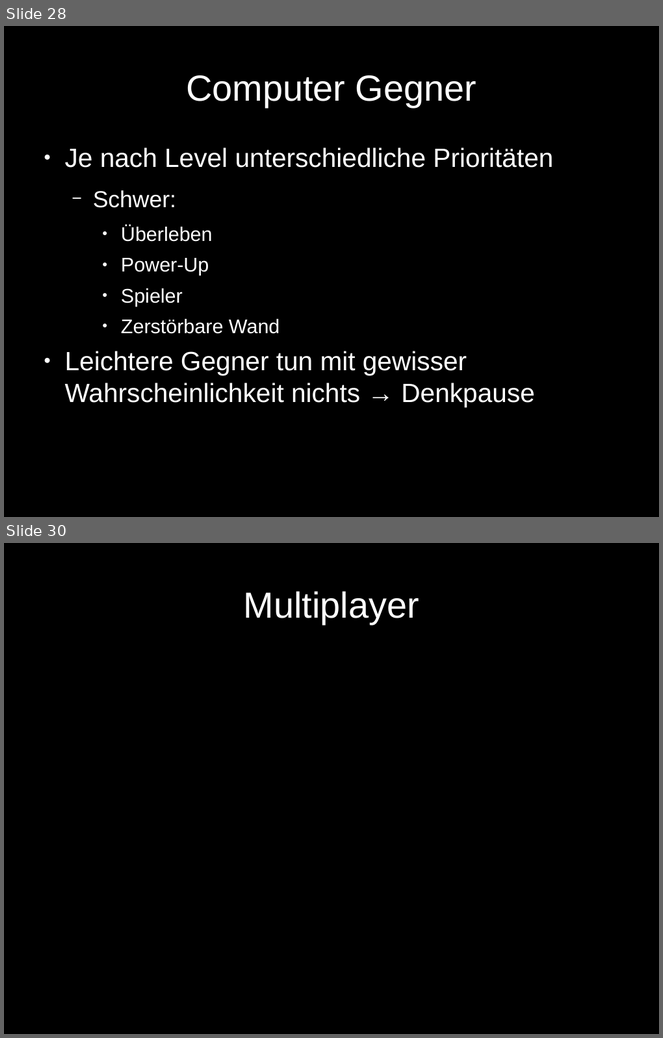
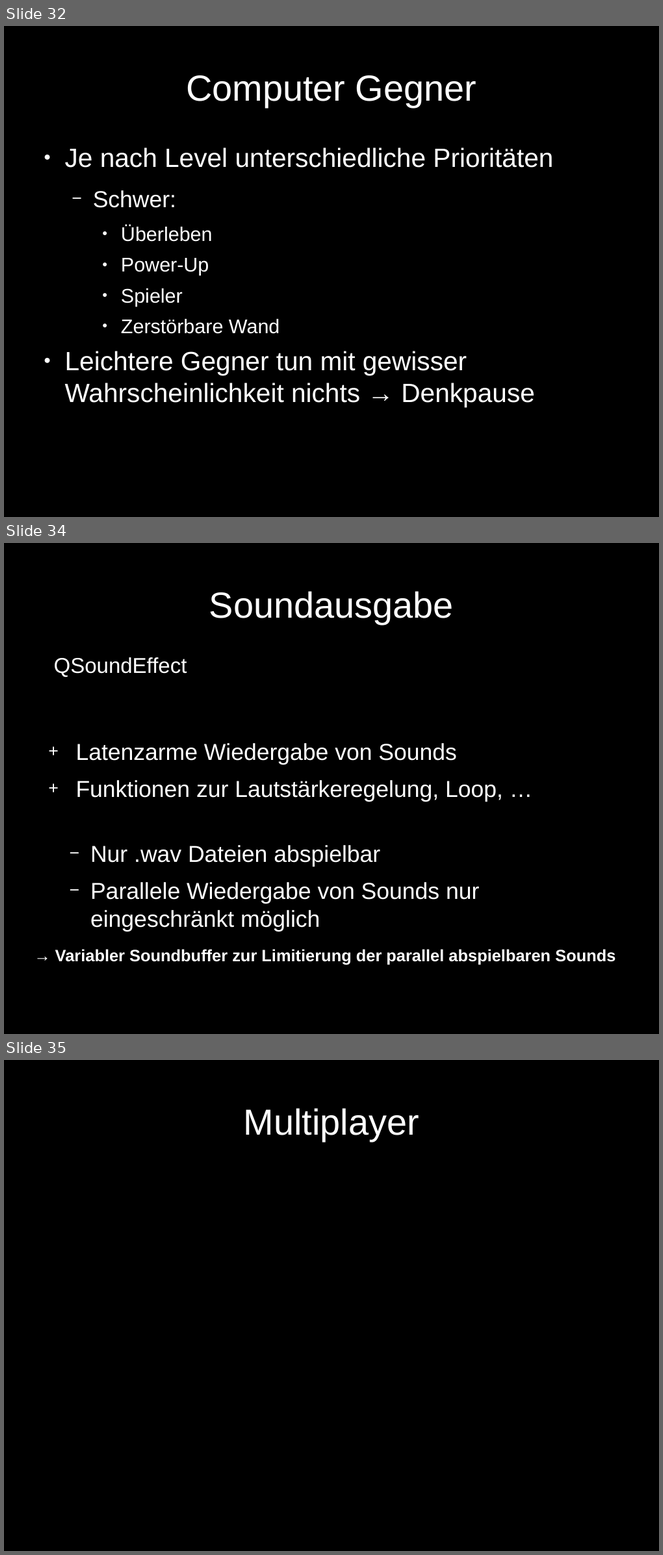
Before and after one commit to benediktibk/bomberman, a slide deck: documents/presentation/presentation.odp. Shown one above the other, each under a label of ours: slides 28 and 30 before the commit, slides 32, 34 and 35 after it; the slides between them are not shown. The pictures are 663x1038 and 663x1555 pixels, drawn with LibreOffice and Linux fonts; fonts in the diff are those of the drawing. Boxes give left, top, right and bottom in pixels: in the first picture for what was removed or moved away, otherwise in the second. Text is boxed around its words. In the diff, an @@ line names an element or a change of style, - is before the commit and + after.

```diff
--- a/documents/presentation/presentation.odp
+++ b/documents/presentation/presentation.odp
@@ slide 34 added at (4,543,659,1034), background #000000 @@
@@ title added at (209,591,454,624), 44 pt, text #FFFFFF @@
+Soundausgabe
@@ text added at (54,657,187,677), 26 pt, text #FFFFFF @@
+QSoundEffect
@@ text added at (76,743,503,932), 28 pt, text #FFFFFF @@
+  + Latenzarme Wiedergabe von Sounds
+  + Funktionen zur Lautstärkeregelung, Loop, …
+  − Nur .wav Dateien abspielbar
+  − Parallele Wiedergabe von Sounds nur eingeschränkt möglich
@@ text added at (55,949,616,965), 20 pt, text #FFFFFF, bold @@
+→ Variabler Soundbuffer zur Limitierung der parallel abspielbaren Sounds
@@ what was slide 28 is now slide 32 @@
@@ what was slide 30 is now slide 35 @@
```
Also in this commit, not shown: 1 slide changed, 7 other slides added, 2 slides removed.
